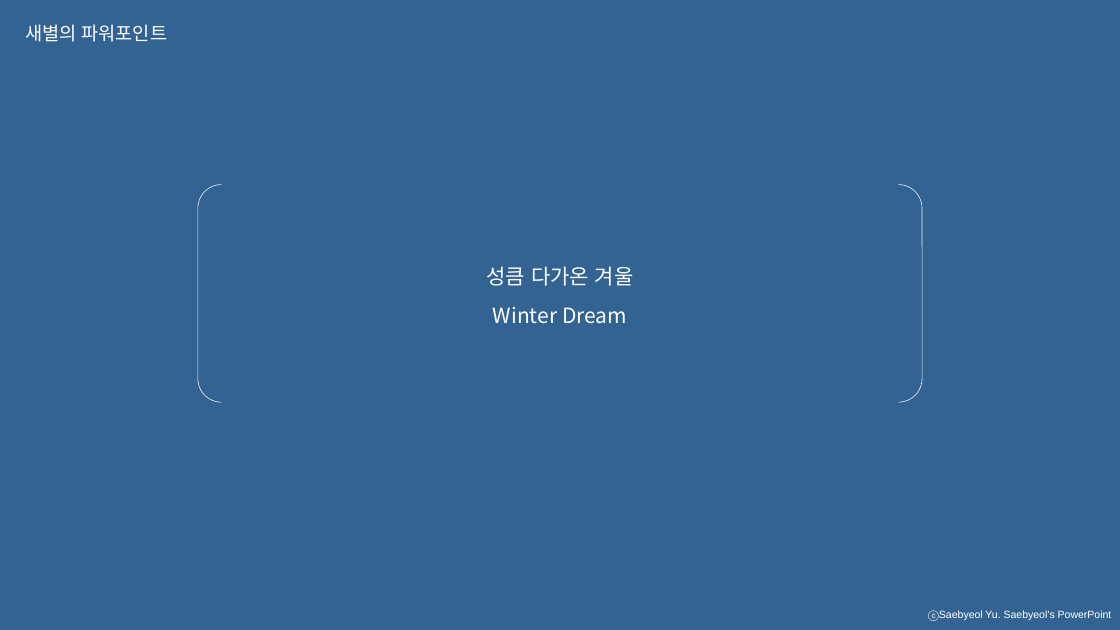
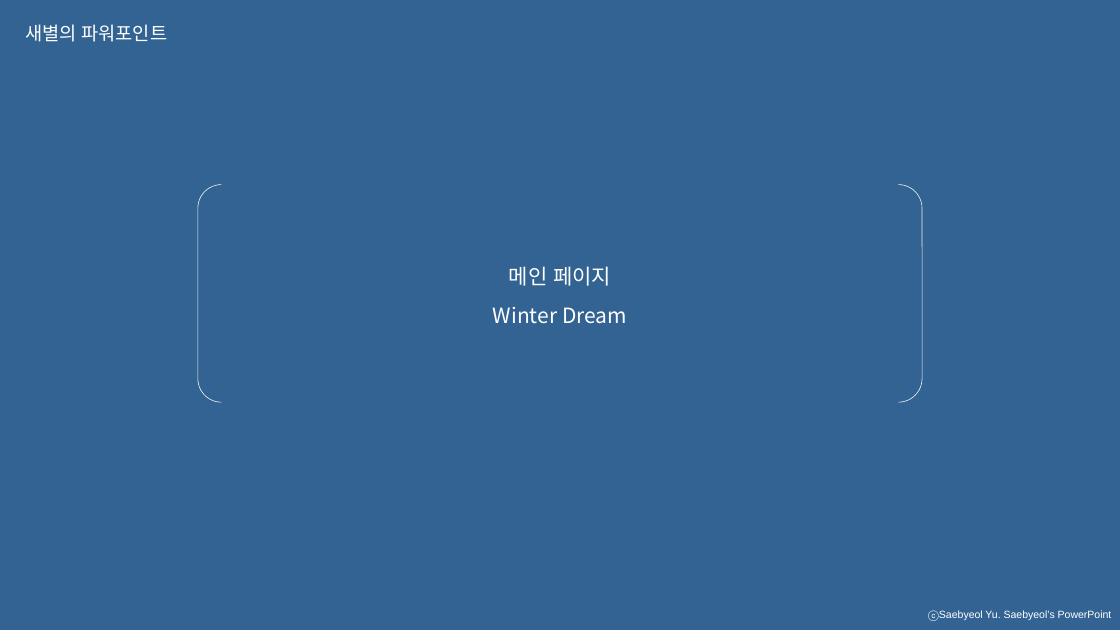
Before and after one commit to uno-km/aPlatform, a slide deck: slide 7 of aPlatform/aPlatform/portfolio_README.pptx. Drawn at 1120x630 pixels with LibreOffice and Linux fonts; fonts in the diff are those of the drawing. Boxes give left, top, right and bottom in pixels: in the first picture for what was removed or moved away, otherwise in the second. Text is boxed around its words. In the diff, an @@ line names an element or a change of style, - is before the commit and + after.

```diff
--- a/aPlatform/aPlatform/portfolio_README.pptx
+++ b/aPlatform/aPlatform/portfolio_README.pptx
@@ text at (509,266,611,286): text changed @@
-성큼 다가온 겨울
+메인 페이지
```
Also in this commit, not shown: 1 slide added.
